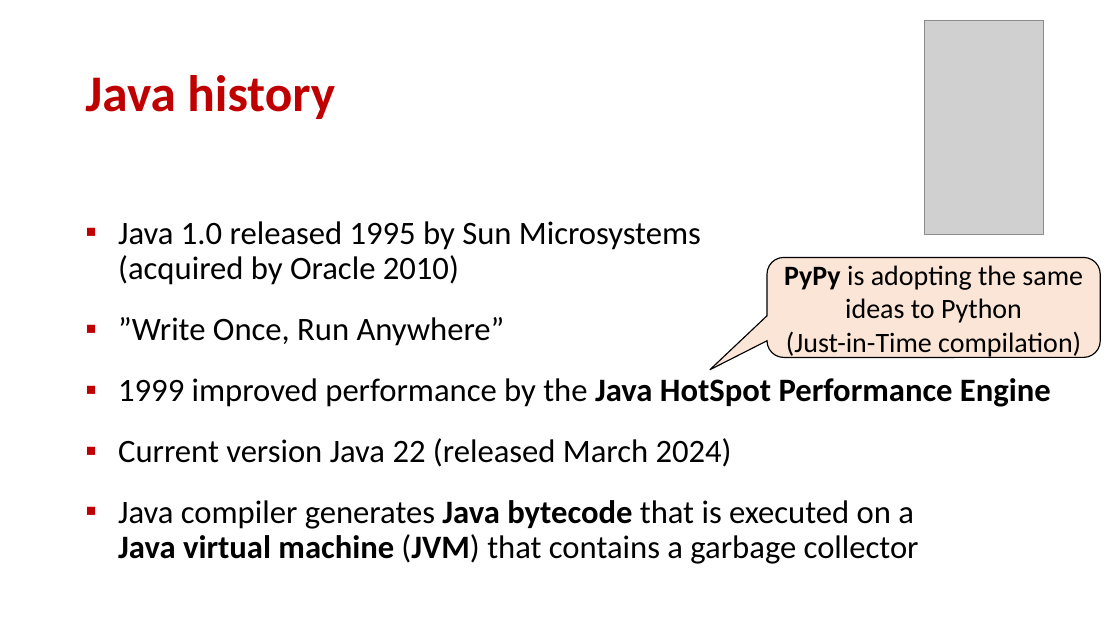
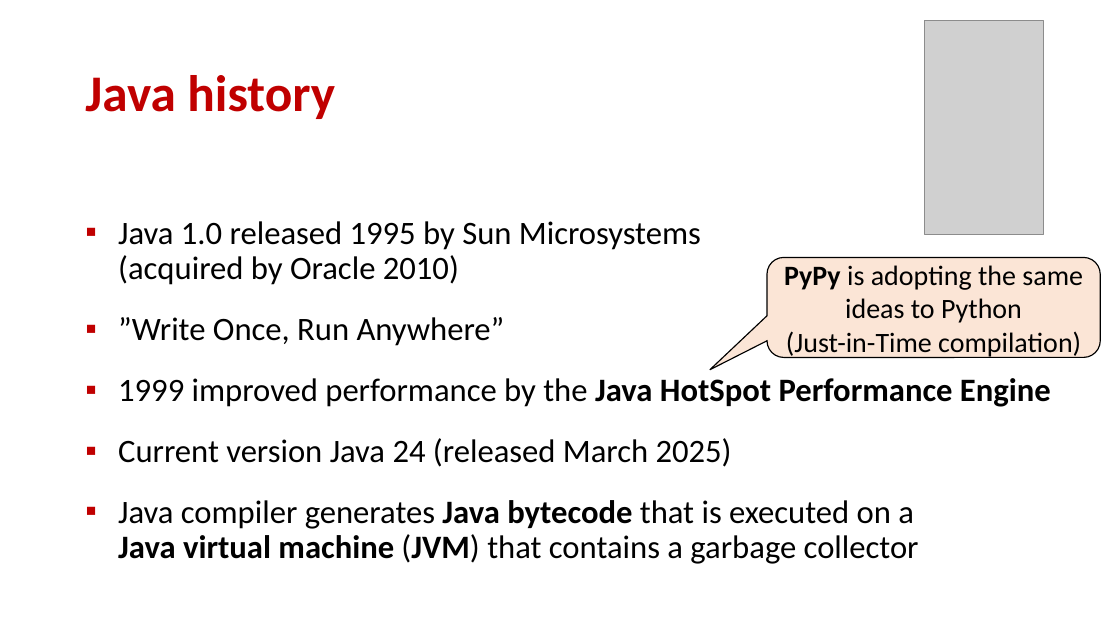
Before and after one commit to gsbrodal/gsbrodal.github.io, a slide deck: slide 3 of ipsa/slides/java.pptx. Drawn at 1120x630 pixels with LibreOffice and Linux fonts; fonts in the diff are those of the drawing; grey boxes stand for pictures. Boxes give left, top, right and bottom in pixels: in the first picture for what was removed or moved away, otherwise in the second. Text is boxed around its words. In the diff, an @@ line names an element or a change of style, - is before the commit and + after.

Commit message:
all-slides.pdf clustering.pdf clustering.pptx code.zip gui.pdf gui.pptx java.pdf java.pptx pandas.pdf pandas.pptx

```diff
--- a/ipsa/slides/java.pptx
+++ b/ipsa/slides/java.pptx
@@ text at (x1=118, y1=438, x2=732, y2=467): text changed @@
-▪ Current version Java 22 (released March 2024)
+▪ Current version Java 24 (released March 2025)
```
Also in this commit, not shown: 2 other slides changed, 8 other files.
